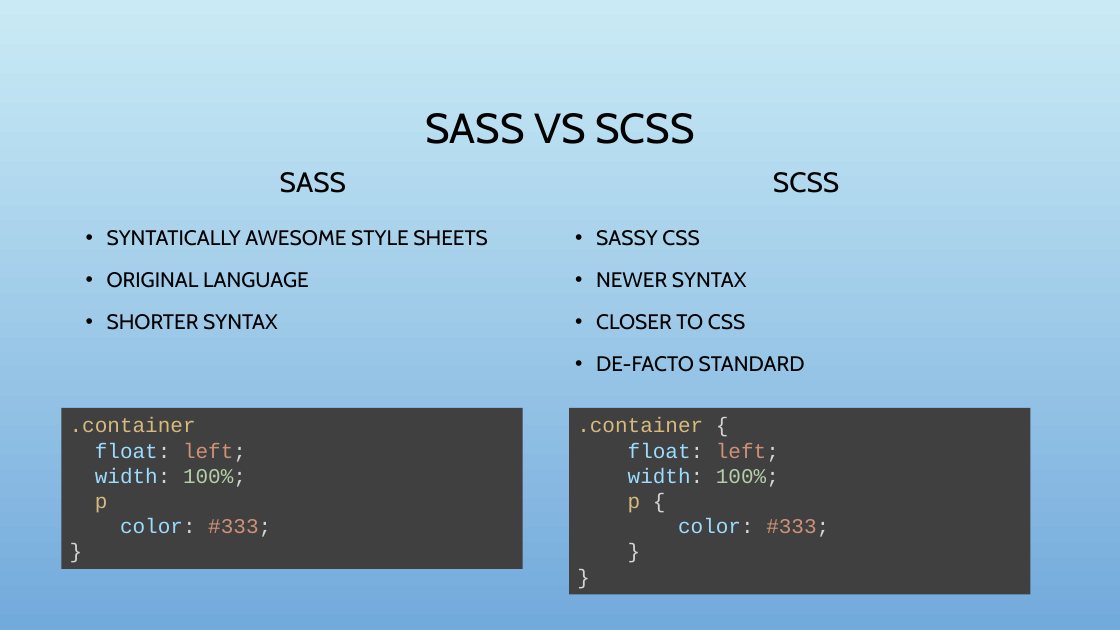
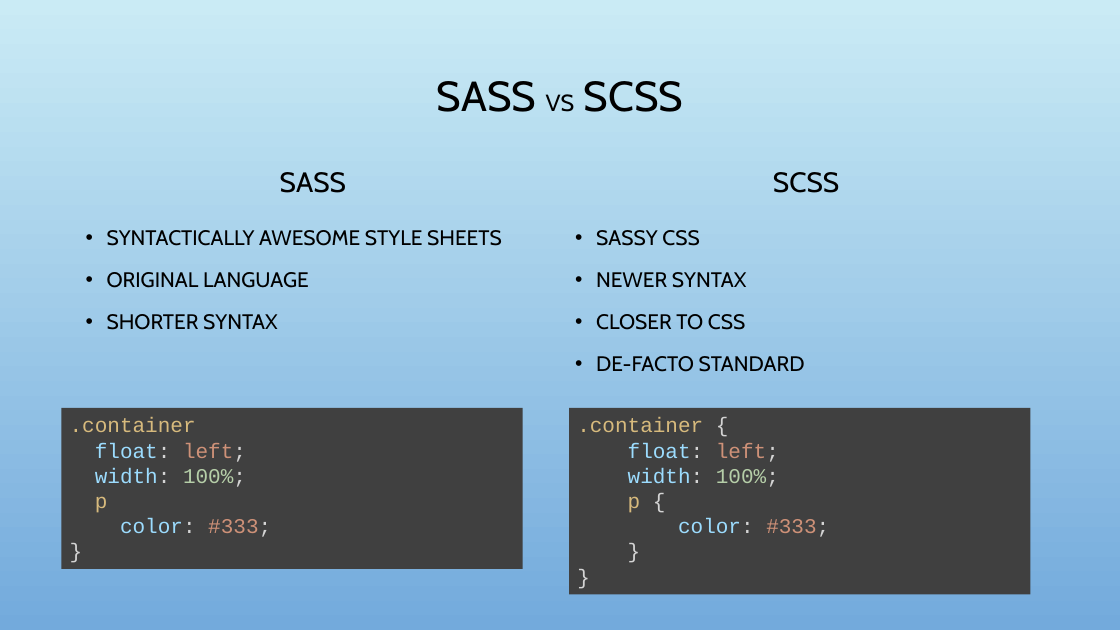
Before and after one commit to vijaiselvam/Sass-Language-Basics, a slide deck: slide 5 of Sass Basics.pptx (slide 4 before the commit). Drawn at 1120x630 pixels with LibreOffice and Linux fonts; fonts in the diff are those of the drawing; background and template pictures are left out. Boxes give left, top, right and bottom in pixels: in the first picture for what was removed or moved away, otherwise in the second. Text is boxed around its words. In the diff, an @@ line names an element or a change of style, - is before the commit and + after.

Commit message:
updated ppt

```diff
--- a/Sass Basics.pptx
+++ b/Sass Basics.pptx
@@ title "SASS VS SCSS" at <box>437,81,683,112</box>: size 36 to 20 pt in "VS" @@
@@ text at <box>107,230,502,246</box>: text changed @@
-• SYNTATICALLY AWESOME STYLE SHEETS
+• SYNTACTICALLY AWESOME STYLE SHEETS
```
Also in this commit, not shown: 2 other slides changed, 1 slide added.
